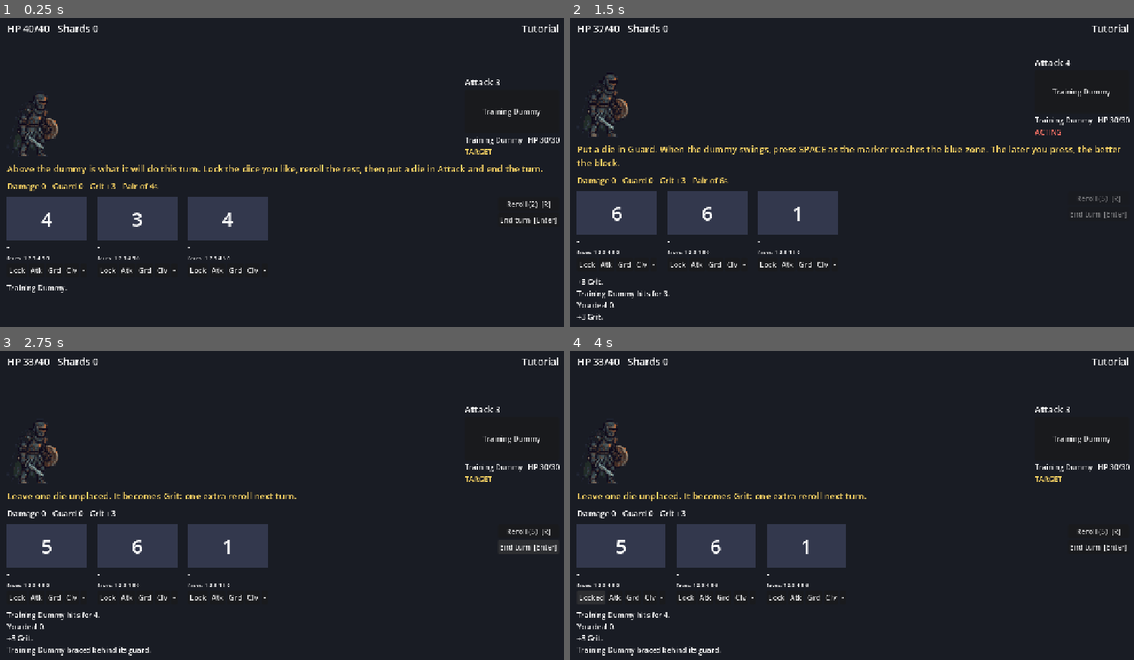
Above: before the commit, frames 1-4 (two rows, left to right).
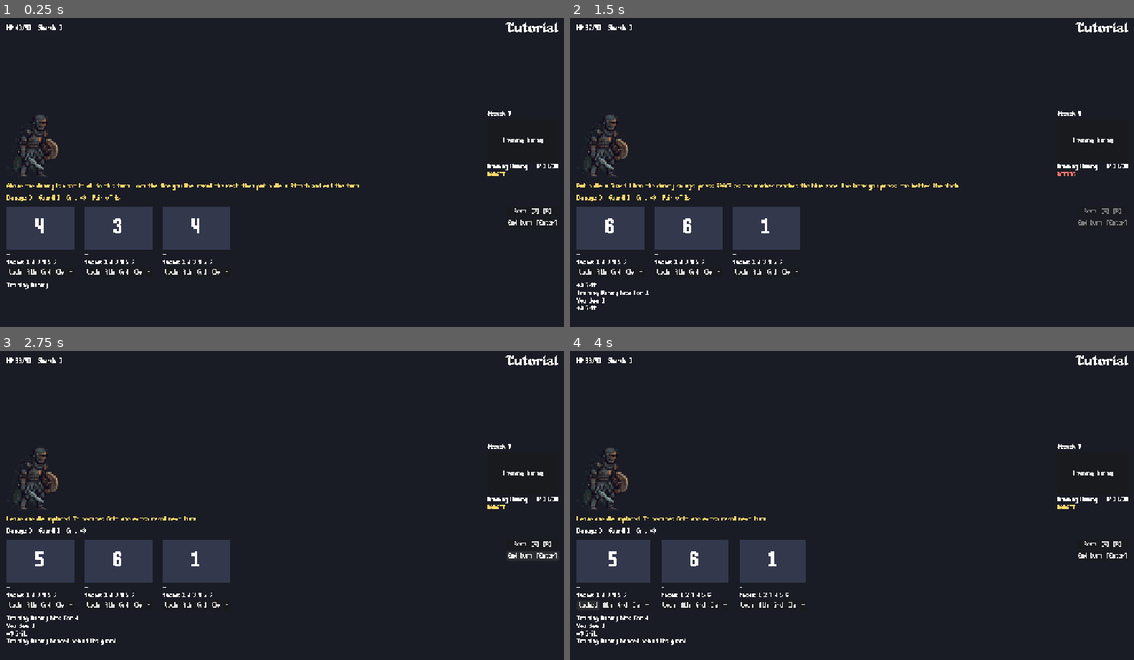
Above: after the commit, the same moments.

Repository: Xygnite/cowardice
Game: Godot game, scene res://main.tscn
Same seed, same stepped clock (60 frames per second), same inputs: the game is played once before the commit and once after it.
Inputs:
- Up to frame 1 (0.25 s): no input
- Up to frame 2 (1.5 s): click "End turn [Enter]" at 0.5 s; click "End turn [Enter]" at 1.25 s
- Up to frame 3 (2.75 s): click "End turn [Enter]" at 2 s
- Up to frame 4 (4 s): click "Training Dummy" at 2.75 s; click "Lock" at 3.5 s

The runs differ from the first frame. In frame 1, 8.2% of the frame differs, in the area x 1-100%, y 1-89%; in frame 2, 10%, in the area x 1-100%, y 1-98%; in frame 3, 9.6%; in frame 4, 9.7%.

Commit message:
Pixel fonts and a game-wide theme
m6x11 is the default font through assets/ui_theme.tres, and Alagard is
the title font via UI.heading. Label sizes snap to multiples of 16 so the
pixel fonts stay crisp. Also adds the UI reference image and Gemini
prompts for the UI art pieces.

Co-Authored-By: Claude Opus 5.5 <noreply@anthropic.com>

Diff:
--- /dev/null
+++ b/assets/ui_theme.tres
@@ -0,0 +1,7 @@
+[gd_resource type="Theme" load_steps=2 format=3]
+
+[ext_resource type="FontFile" path="res://assets/fonts/m6x11.ttf" id="1"]
+
+[resource]
+default_font = ExtResource("1")
+default_font_size = 16
--- a/project.godot
+++ b/project.godot
@@ -14,6 +14,10 @@
 window/size/viewport_height=720
 window/stretch/mode="canvas_items"
 
+[gui]
+
+theme/custom="res://assets/ui_theme.tres"
+
 [rendering]
 
 renderer/rendering_method="gl_compatibility"
--- a/scripts/camp_screen.gd
+++ b/scripts/camp_screen.gd
@@ -13,7 +13,7 @@
 func _ready() -> void:
 	var root := UI.page(self)
 	var top := UI.row(root)
-	UI.label(top, 28, "Camp: perk board")
+	UI.heading(top, 32, "Camp: perk board")
 	UI.spacer(top)
 	embers_label = UI.label(top, 22)
 	var grid := UI.row(root, 24)
--- a/scripts/combat_screen.gd
+++ b/scripts/combat_screen.gd
@@ -225,7 +225,7 @@
 	var top := UI.row(root)
 	hp_label = UI.label(top, 22)
 	UI.spacer(top)
-	fight_label = UI.label(top, 22)
+	fight_label = UI.heading(top, 32)
 
 	var field := UI.row(root)
 	field.size_flags_vertical = Control.SIZE_EXPAND_FILL
--- a/scripts/forge_screen.gd
+++ b/scripts/forge_screen.gd
@@ -12,7 +12,7 @@
 
 func _ready() -> void:
 	var root := UI.page(self)
-	UI.label(root, 32, "Campfire: tend the dice" if no_cost else "Forge")
+	UI.heading(root, 32, "Campfire: tend the dice" if no_cost else "Forge")
 	info = UI.label(root, 20)
 	for i in combat.dice.size():
 		var r := UI.row(root, 8)
--- a/scripts/map_screen.gd
+++ b/scripts/map_screen.gd
@@ -15,7 +15,7 @@
 	var top := UI.row(root)
 	UI.label(top, 22, "HP %d/%d   Shards %d" % [combat.player_hp, combat.max_hp, combat.shards])
 	UI.spacer(top)
-	UI.label(top, 22, "The Sunken Chapel")
+	UI.heading(top, 32, "The Sunken Chapel")
 	for li in range(rooms.size() - 1, -1, -1):
 		var r := UI.row(root, 24)
 		r.alignment = BoxContainer.ALIGNMENT_CENTER
--- a/scripts/notice_screen.gd
+++ b/scripts/notice_screen.gd
@@ -11,7 +11,7 @@
 func _ready() -> void:
 	var root := UI.page(self)
 	root.alignment = BoxContainer.ALIGNMENT_CENTER
-	_centered(UI.label(root, 40, title))
+	_centered(UI.heading(root, 48, title))
 	for i in lines.size():
 		var l := _centered(UI.label(root, 20, lines[i]))
 		if i == highlight:
--- a/scripts/ui.gd
+++ b/scripts/ui.gd
@@ -4,6 +4,8 @@
 const DANGER := Color(1, 0.45, 0.4)
 const GOLD := Color(1, 0.85, 0.4)
 const QUIET := Color(0.6, 0.62, 0.7)
+## Body text is m6x11, the theme default (assets/ui_theme.tres); titles use this.
+const HEADING_FONT := preload("res://assets/fonts/alagard.ttf")
 
 
 ## Fills `screen` with the dark background and a padded column; returns the column.
@@ -28,12 +30,20 @@
 static func label(parent: Node, font_size: int, text := "") -> Label:
 	var l := Label.new()
 	l.text = text
-	l.add_theme_font_size_override("font_size", font_size)
+	# Pixel fonts only stay crisp at whole multiples of their 16 px design size.
+	l.add_theme_font_size_override("font_size", maxi(1, roundi(font_size / 16.0)) * 16)
 	if parent is ColorRect:
 		l.set_anchors_preset(Control.PRESET_FULL_RECT)
 		l.horizontal_alignment = HORIZONTAL_ALIGNMENT_CENTER
 		l.vertical_alignment = VERTICAL_ALIGNMENT_CENTER
 	parent.add_child(l)
+	return l
+
+
+## A title in the gothic heading font.
+static func heading(parent: Node, font_size: int, text := "") -> Label:
+	var l := label(parent, font_size, text)
+	l.add_theme_font_override("font", HEADING_FONT)
 	return l
 
 
Binary file added: art/reference/ui_reference.webp
Binary file added: assets/fonts/alagard.ttf
Not shown, added: assets/fonts/alagard.ttf.import
Binary file added: assets/fonts/m6x11.ttf
Not shown, added: assets/fonts/m6x11.ttf.import
Not shown, added: art/ui_prompts.md
Not shown, added: assets/fonts/CREDITS.md
